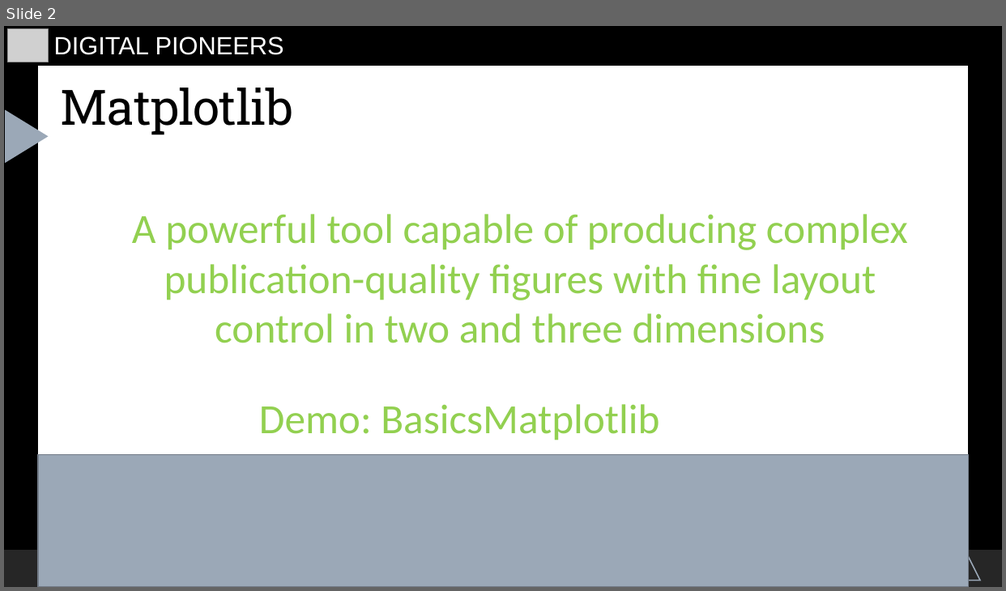
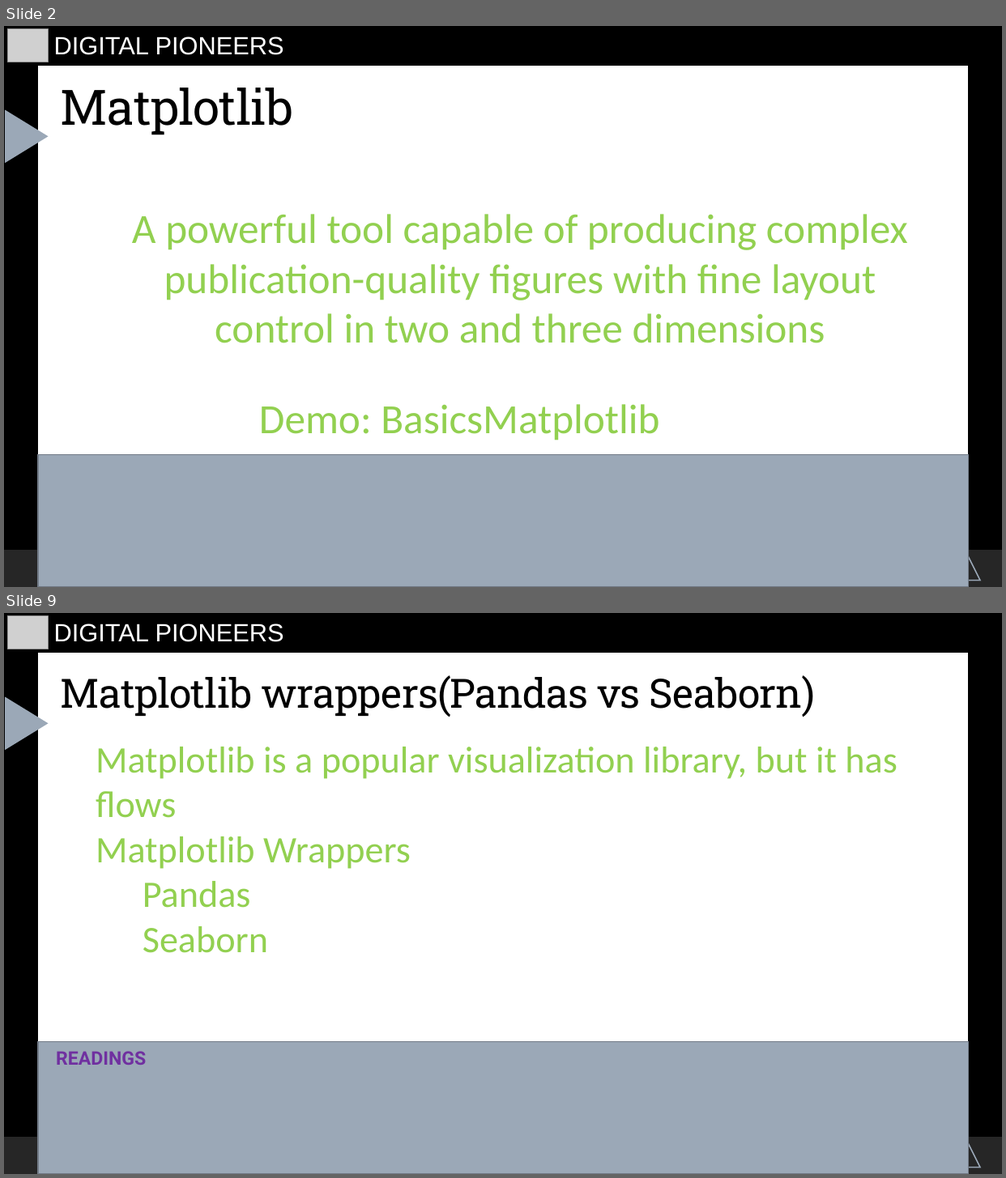
Before and after one commit to starswish2100/pythoninfinance, a slide deck: Introduction/hewei-material/6.Reporting_Virtualization/ReportingVirtualization.odp. Shown one above the other, each under a label of ours: slide 2 before the commit, slides 2 and 9 after it; the slides between them are not shown. The pictures are 1006x591 and 1006x1178 pixels, drawn with LibreOffice and Linux fonts; fonts in the diff are those of the drawing; grey boxes stand for pictures. Boxes give left, top, right and bottom in pixels: in the first picture for what was removed or moved away, otherwise in the second. Text is boxed around its words. In the diff, an @@ line names an element or a change of style, - is before the commit and + after.

```diff
--- a/Introduction/hewei-material/6.Reporting_Virtualization/ReportingVirtualization.odp
+++ b/Introduction/hewei-material/6.Reporting_Virtualization/ReportingVirtualization.odp
@@ slide 9 added at [4,613,1002,1174], background #000000; not listed: 5 template elements that a slide beside it also shows @@
@@ picture added at [8,616,49,649] @@
@@ text added at [54,624,284,642], 24 pt, text #FFFFFF @@
+DIGITAL PIONEERS
@@ title added at [61,675,815,717], 38.9 pt, text #000000 @@
+Matplotlib wrappers(Pandas vs Seaborn)
@@ text added at [96,747,897,953], 36 pt, text #92D050 @@
+Matplotlib is a popular visualization library, but it has flows
+Matplotlib Wrappers
+– Pandas
+– Seaborn
@@ freeform shape added at [38,1042,968,1174], fill #9BA8B7, outline #717A86 1.25 pt @@
@@ text added at [56,1051,146,1065], 18 pt, text #7030A0, bold @@
+READINGS
```
Also in this commit, not shown: 1 slide changed, 8 other slides added, 14 other files.
